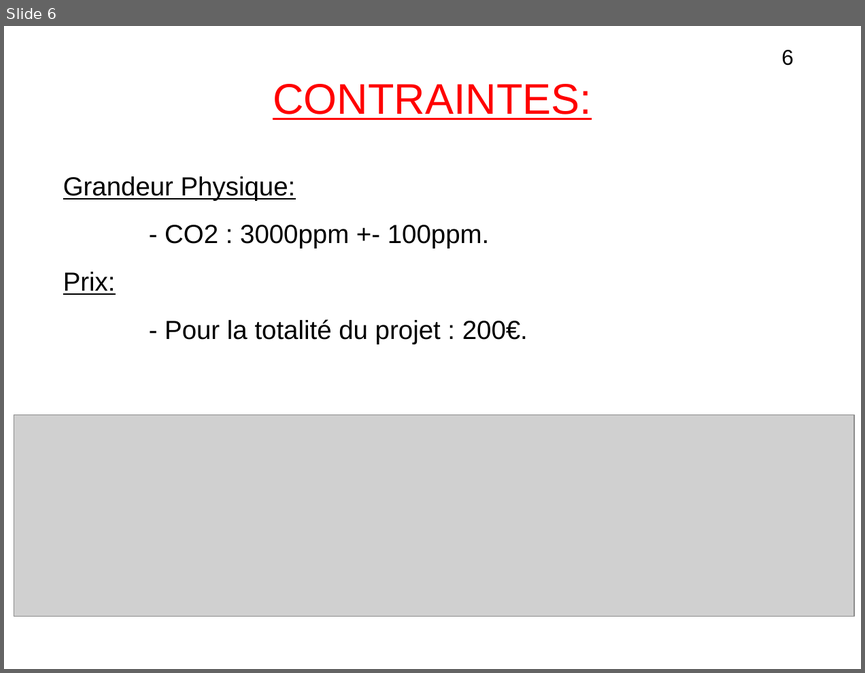
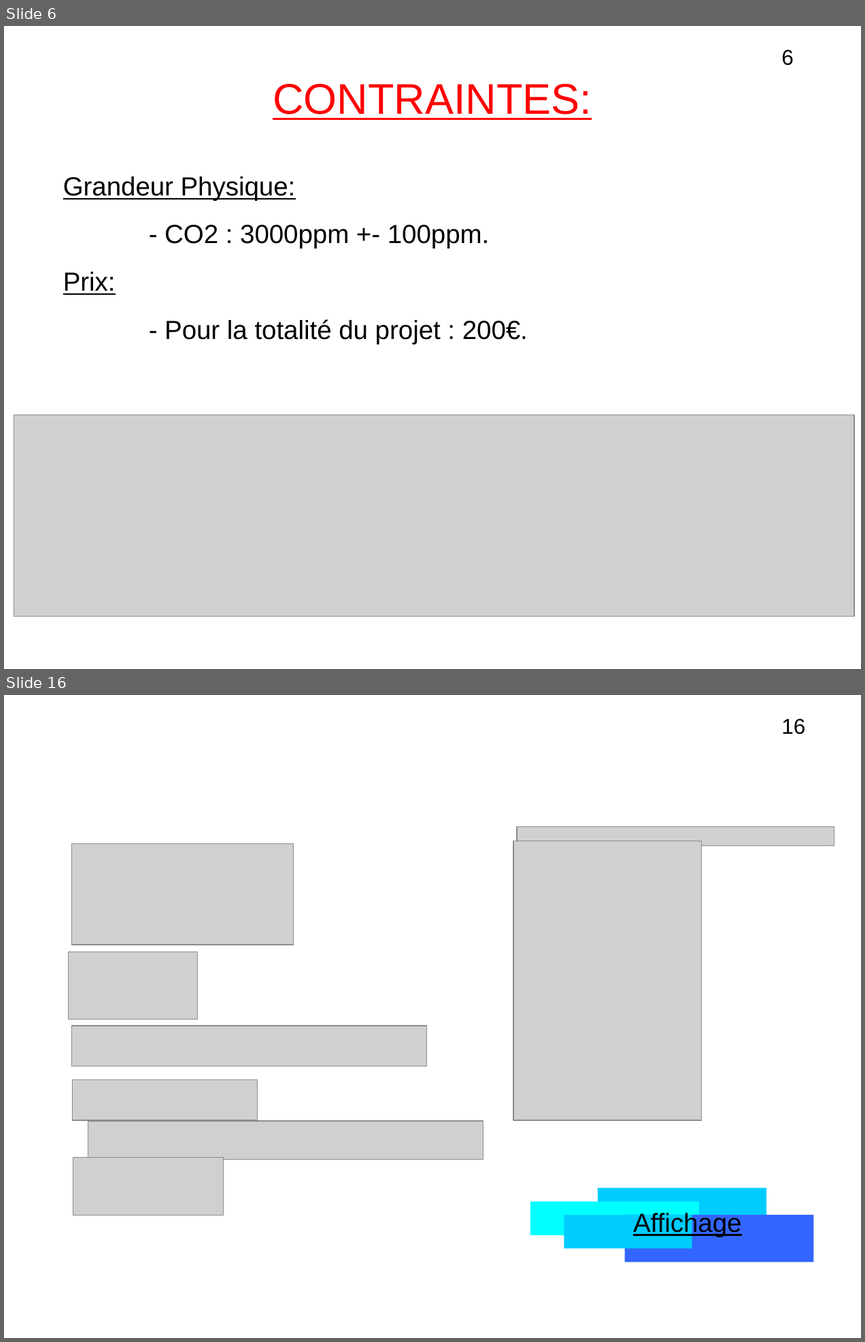
Before and after one commit to lesliesam96/Projet-STI2D, a slide deck: hugo/diapo_R3.odp. Shown one above the other, each under a label of ours: slide 6 before the commit, slides 6 and 16 after it; the slides between them are not shown. The pictures are 865x673 and 865x1342 pixels, drawn with LibreOffice and Linux fonts; fonts in the diff are those of the drawing; grey boxes stand for pictures. Boxes give left, top, right and bottom in pixels: in the first picture for what was removed or moved away, otherwise in the second. Text is boxed around its words. In the diff, an @@ line names an element or a change of style, - is before the commit and + after.

```diff
--- a/hugo/diapo_R3.odp
+++ b/hugo/diapo_R3.odp
@@ slide 16 added at bbox=[4, 695, 861, 1338], background #FFFFFF @@
@@ text added at bbox=[781, 719, 805, 734], 18 pt, text #000000 @@
+16
@@ picture added at bbox=[516, 826, 834, 845] @@
@@ picture added at bbox=[72, 843, 294, 945] @@
@@ picture added at bbox=[513, 841, 700, 1120] @@
@@ picture added at bbox=[68, 952, 198, 1019] @@
@@ picture added at bbox=[72, 1025, 427, 1066] @@
@@ picture added at bbox=[73, 1080, 258, 1120] @@
@@ picture added at bbox=[88, 1121, 483, 1159] @@
@@ picture added at bbox=[73, 1157, 224, 1215] @@
@@ rectangle added at bbox=[530, 1202, 699, 1235], fill #00FFFF @@
@@ rectangle added at bbox=[598, 1187, 766, 1235], fill #00CCFF @@
@@ rectangle added at bbox=[564, 1215, 692, 1248], fill #00CCFF @@
@@ rectangle added at bbox=[624, 1215, 813, 1261], fill #3366FF @@
@@ text added at bbox=[633, 1210, 741, 1236], 22 pt, text #000000, underline @@
+Affichage
```
Also in this commit, not shown: 11 slides changed, 2 other slides added, 2 slides removed.
